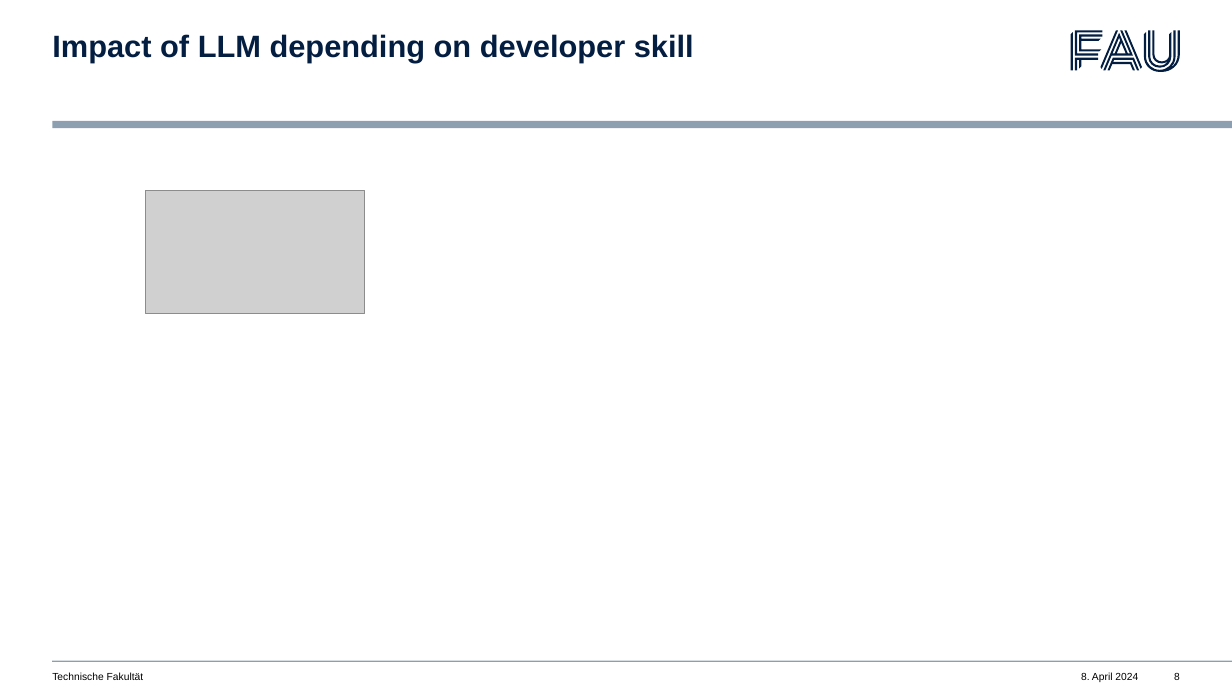
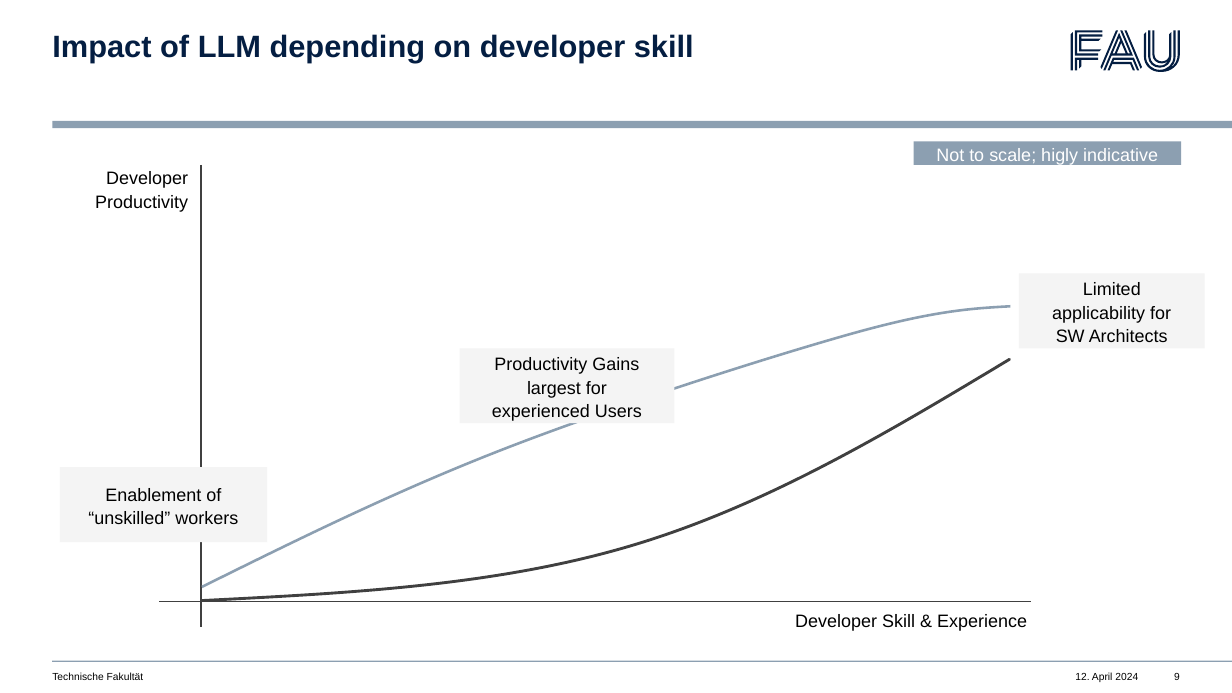
Before and after one commit to LisaRebecca/ProgLLM, a slide deck: slide 9 of presentation/ProgLLM_Lisa_Rebecca_Schmidt.pptx (slide 8 before the commit). Drawn at 1232x693 pixels with LibreOffice and Linux fonts; fonts in the diff are those of the drawing; grey boxes stand for pictures. Boxes give left, top, right and bottom in pixels: in the first picture for what was removed or moved away, otherwise in the second. Text is boxed around its words. In the diff, an @@ line names an element or a change of style, - is before the commit and + after.

```diff
--- a/presentation/ProgLLM_Lisa_Rebecca_Schmidt.pptx
+++ b/presentation/ProgLLM_Lisa_Rebecca_Schmidt.pptx
@@ rectangle added at (x1=914, y1=141, x2=1182, y2=165), fill #8C9FB1, 14 pt, text #FFFFFF @@
+Not to scale; higly indicative
@@ text added at (x1=95, y1=171, x2=188, y2=212), 14 pt, text #000000 @@
+Developer Productivity
@@ line added from (201, 165) to (201, 627), #404040 1 pt @@
@@ picture removed at (x1=145, y1=190, x2=365, y2=314) @@
@@ rectangle added at (x1=1019, y1=274, x2=1205, y2=348), fill #F4F4F4, 14 pt, text #000000 @@
+Limited applicability for SW Architects
@@ freeform shape added at (x1=202, y1=306, x2=1011, y2=587), outline #8C9FB1 2 pt @@
@@ rectangle added at (x1=459, y1=348, x2=674, y2=423), fill #F4F4F4, 14 pt, text #000000 @@
+Productivity Gains largest for experienced Users
@@ freeform shape added at (x1=202, y1=360, x2=1010, y2=601), outline #404040 2.25 pt @@
@@ rectangle added at (x1=60, y1=468, x2=267, y2=543), fill #F4F4F4, 14 pt, text #000000 @@
+Enablement of “unskilled” workers
@@ line added from (1031, 602) to (159, 602), #404040 1 pt @@
@@ text added at (x1=795, y1=614, x2=1027, y2=631), 14 pt, text #000000 @@
+Developer Skill & Experience
@@ text at (x1=1075, y1=672, x2=1138, y2=682): text changed @@
-8. April 2024
+12. April 2024
```
Also in this commit, not shown: 6 other slides changed, 4 slides added, 26 slides removed, 44 other files.
